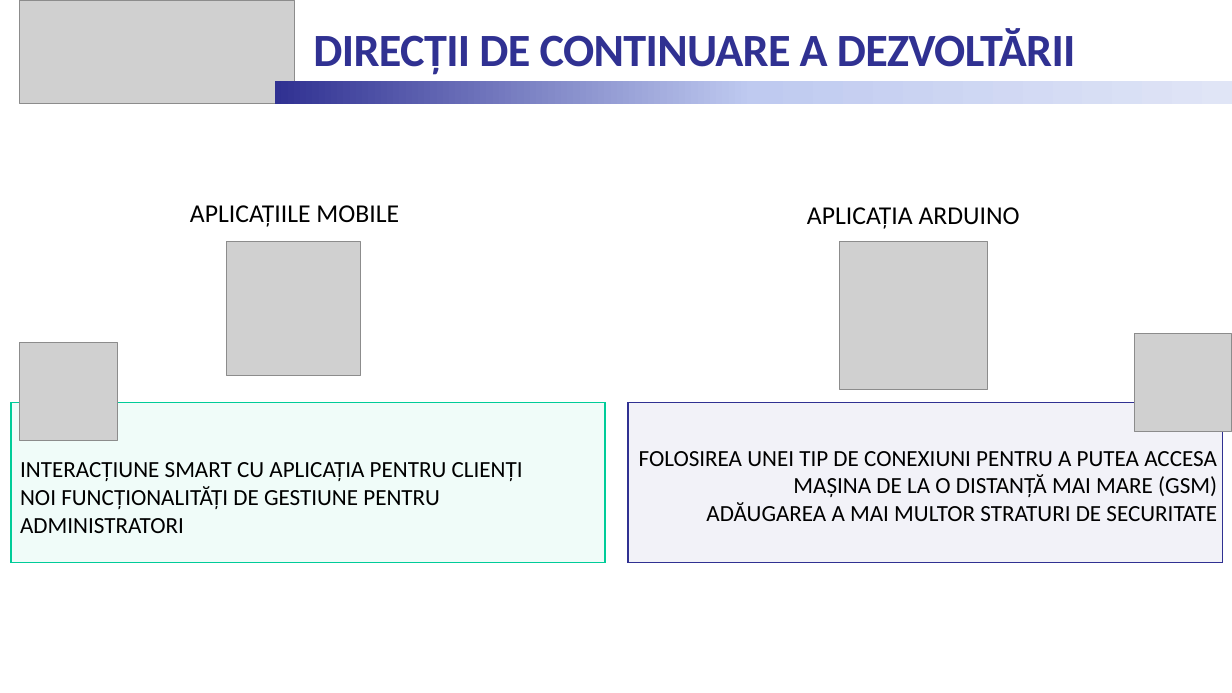
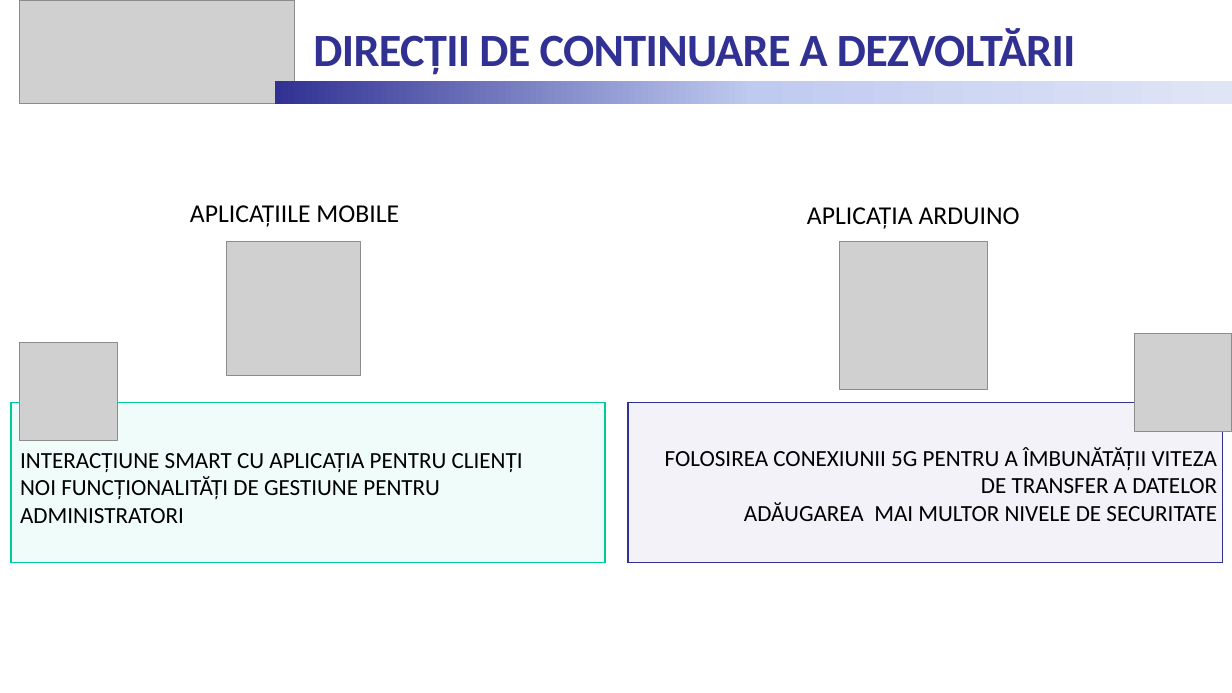
Before and after one commit to senciuckristine/DigitalKey, a slide deck: slide 12 of Documentation/Prezentare_Senciuc_Kristine.pptx (slide 13 before the commit). Drawn at 1232x693 pixels with LibreOffice and Linux fonts; fonts in the diff are those of the drawing; grey boxes stand for pictures. Boxes give left, top, right and bottom in pixels: in the first picture for what was removed or moved away, otherwise in the second. Text is boxed around its words. In the diff, an @@ line names an element or a change of style, - is before the commit and + after.

```diff
--- a/Documentation/Prezentare_Senciuc_Kristine.pptx
+++ b/Documentation/Prezentare_Senciuc_Kristine.pptx
@@ text "INTERACȚIUNE SMART CU APLICAȚIA PENTRU ...": place and size @@
-text "INTERACȚIUNE SMART CU APLICAȚIA PENTRU ..." at box(20, 462, 523, 533)
+text "INTERACȚIUNE SMART CU APLICAȚIA PENTRU ..." at box(20, 453, 523, 523)
@@ text at box(665, 447, 1217, 521): text changed @@
-FOLOSIREA UNEI TIP DE CONEXIUNI PENTRU A PUTEA ACCESA MAȘINA DE LA O DISTANȚĂ MAI MARE (GSM)
-ADĂUGAREA A MAI MULTOR STRATURI DE SECURITATE
+FOLOSIREA CONEXIUNII 5G PENTRU A ÎMBUNĂTĂȚII VITEZA DE TRANSFER A DATELOR
+ADĂUGAREA MAI MULTOR NIVELE DE SECURITATE
```
Also in this commit, not shown: 8 other slides changed, 1 slide added, 2 slides removed.
